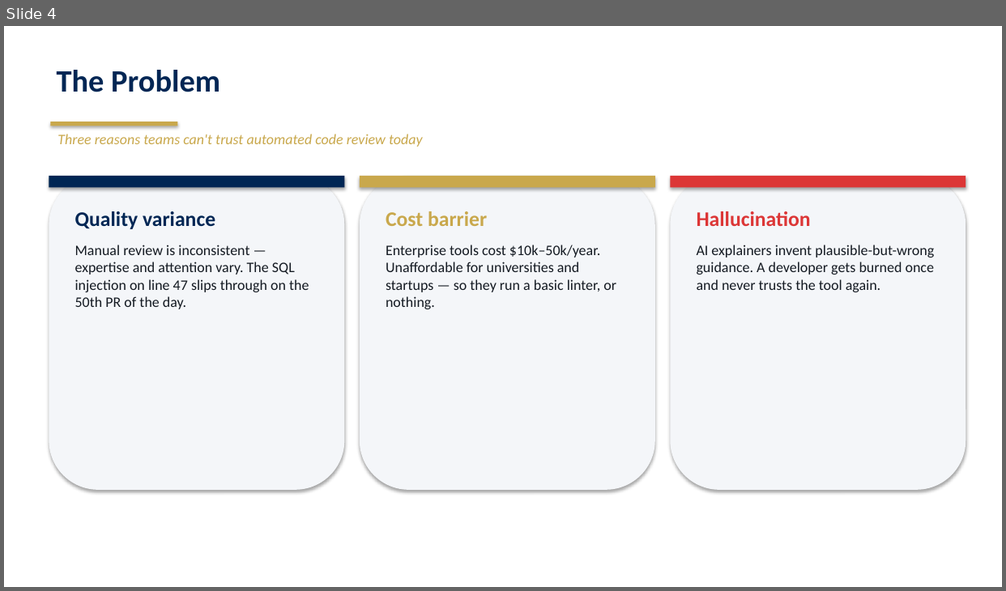
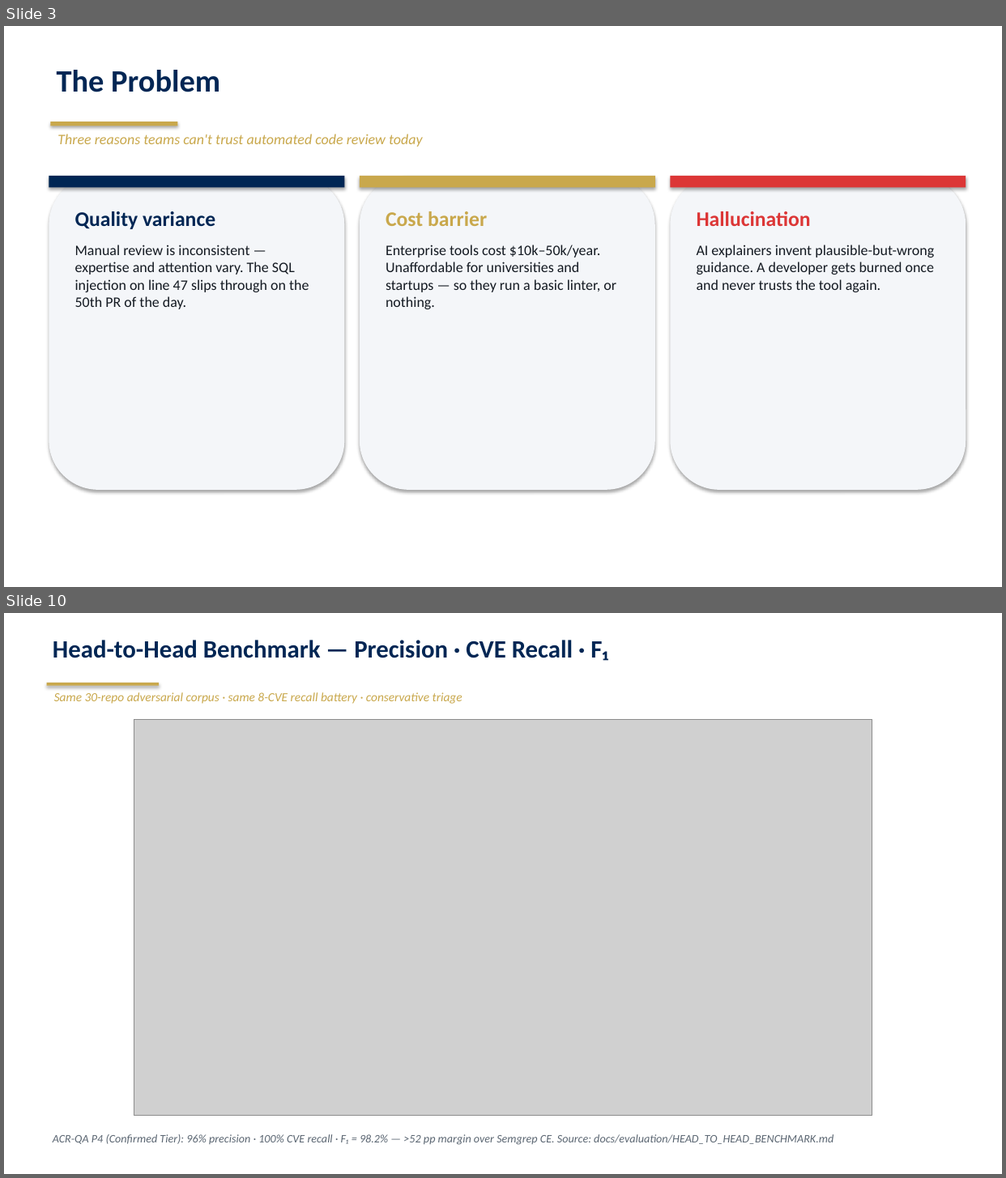
Before and after one commit to starredjaco/ACR-QA, a slide deck: docs/ACR-QA_Defense.odp. Shown one above the other, each under a label of ours: slide 4 before the commit, slides 3 and 10 after it; the slides between them are not shown. The pictures are 1006x591 and 1006x1178 pixels, drawn with LibreOffice and Linux fonts; fonts in the diff are those of the drawing; grey boxes stand for pictures. Boxes give left, top, right and bottom in pixels: in the first picture for what was removed or moved away, otherwise in the second. Text is boxed around its words. In the diff, an @@ line names an element or a change of style, - is before the commit and + after.

```diff
--- a/docs/ACR-QA_Defense.odp
+++ b/docs/ACR-QA_Defense.odp
@@ slide 10 added at box(4, 613, 1002, 1174), background #FFFFFF @@
@@ text added at box(53, 640, 608, 661), 24 pt, text #002654, bold @@
+Head-to-Head Benchmark — Precision · CVE Recall · F₁
@@ rectangle added at box(47, 683, 159, 686), fill #C9A84C @@
@@ text added at box(54, 692, 462, 704), 12 pt, text #C9A84C, italic @@
+Same 30-repo adversarial corpus · same 8-CVE recall battery · conservative triage
@@ picture added at box(134, 719, 872, 1116) @@
@@ text added at box(53, 1135, 833, 1145), 11 pt, text #5B6672, italic @@
+ACR-QA P4 (Confirmed Tier): 96% precision · 100% CVE recall · F₁ = 98.2% — >52 pp margin over Semgrep CE. Source: docs/evaluation/HEAD_TO_HEAD_BENCHMARK.md
@@ what was slide 4 is now slide 3 @@
```
Also in this commit, not shown: 7 slides changed, 5 other slides added, 8 slides removed, 3 other files.
